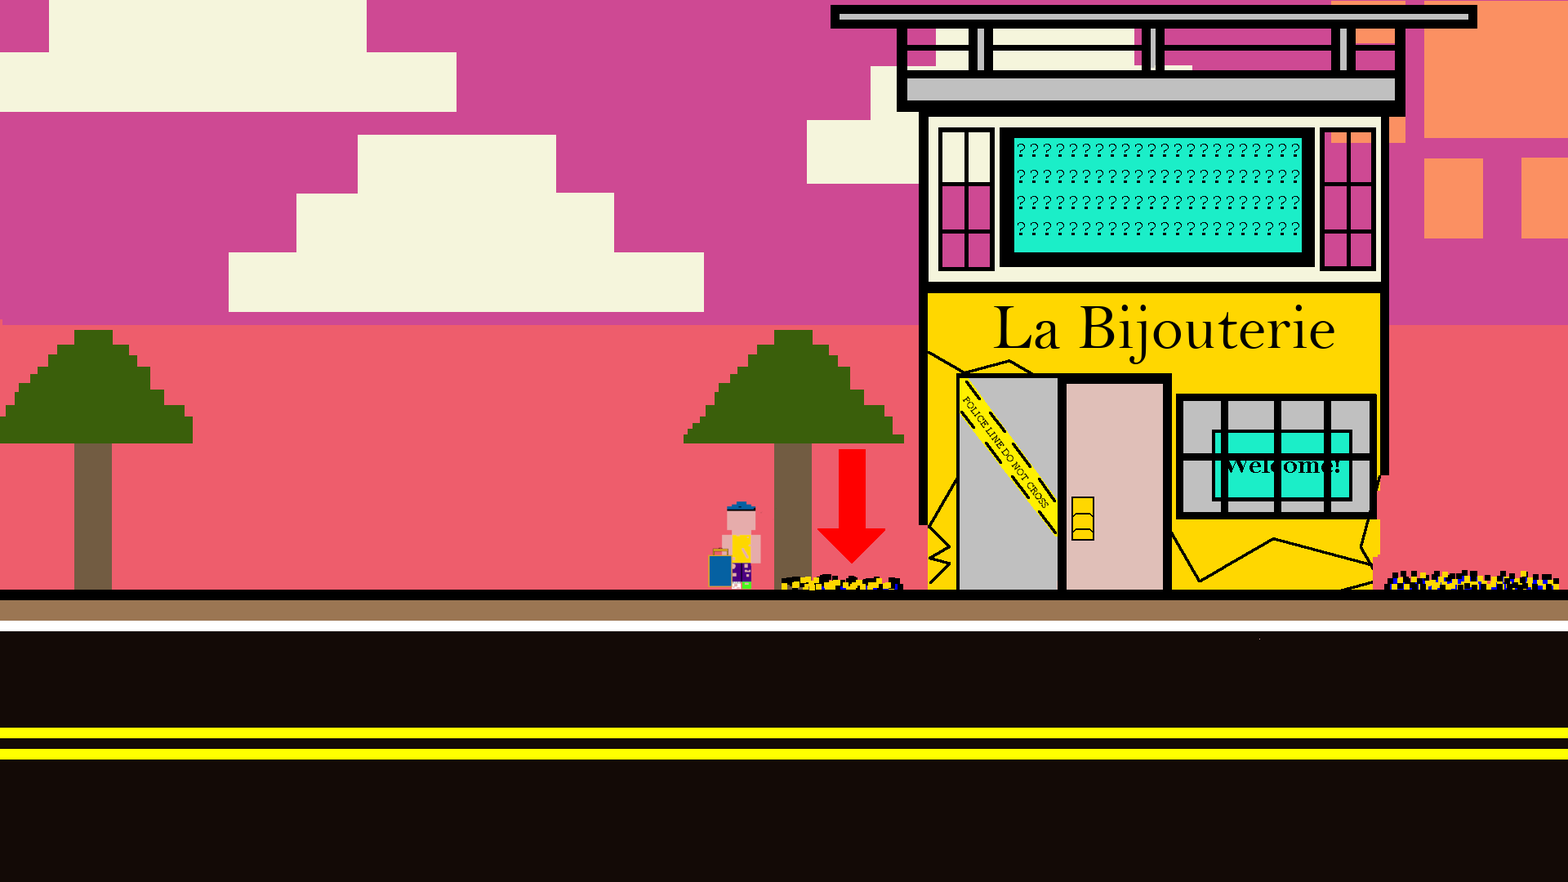
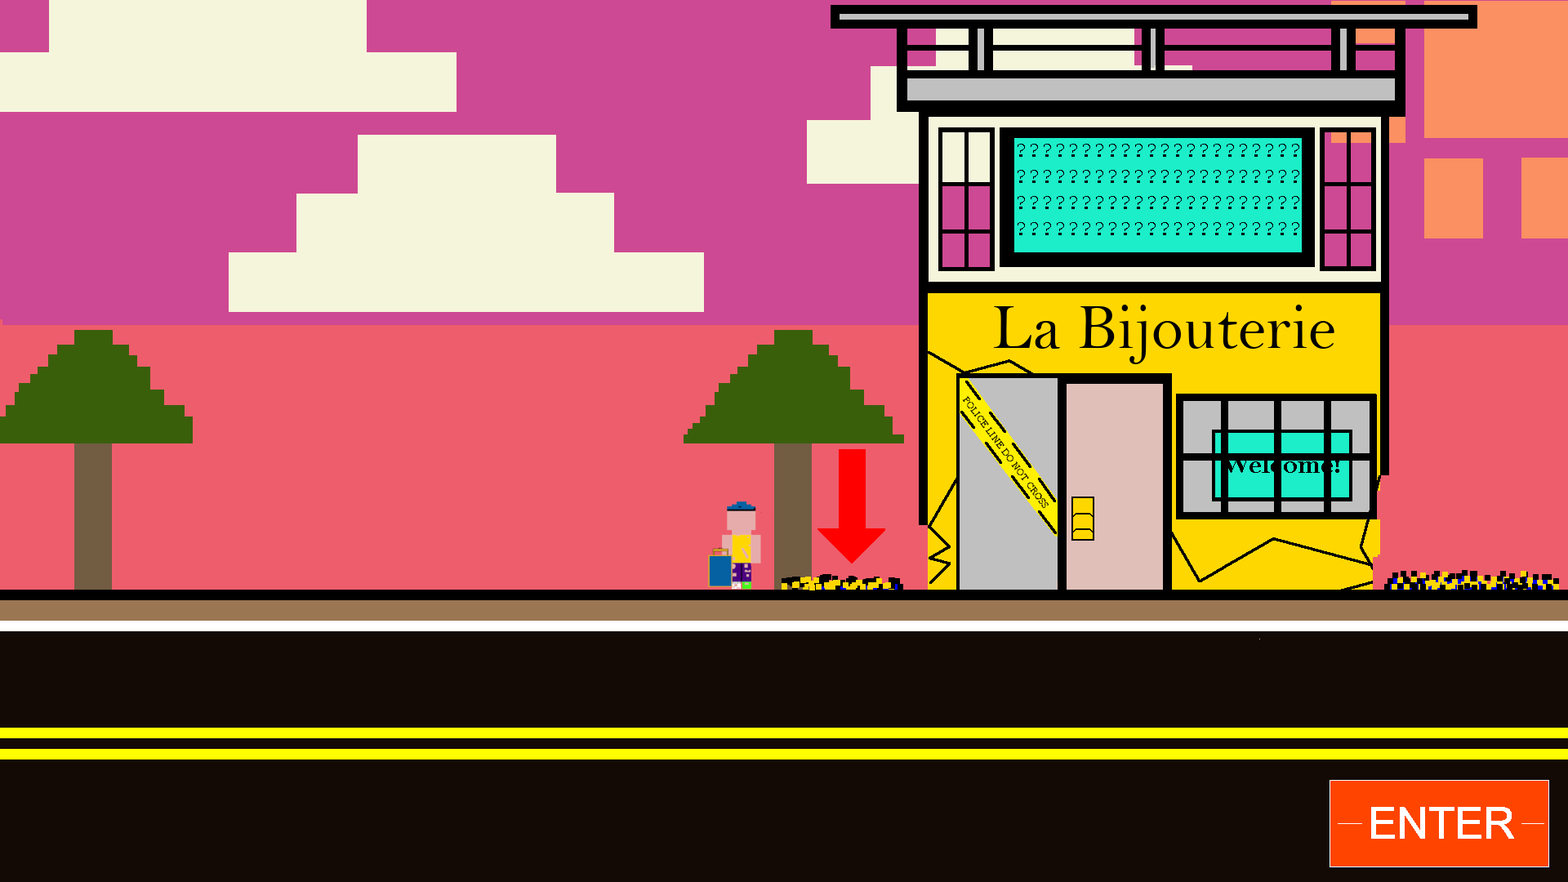
Layers edited between the first and the second 1568px x 882px image:
added layer "ENTER.xcf copy" above "player copy" over [1329,779,1551,869]